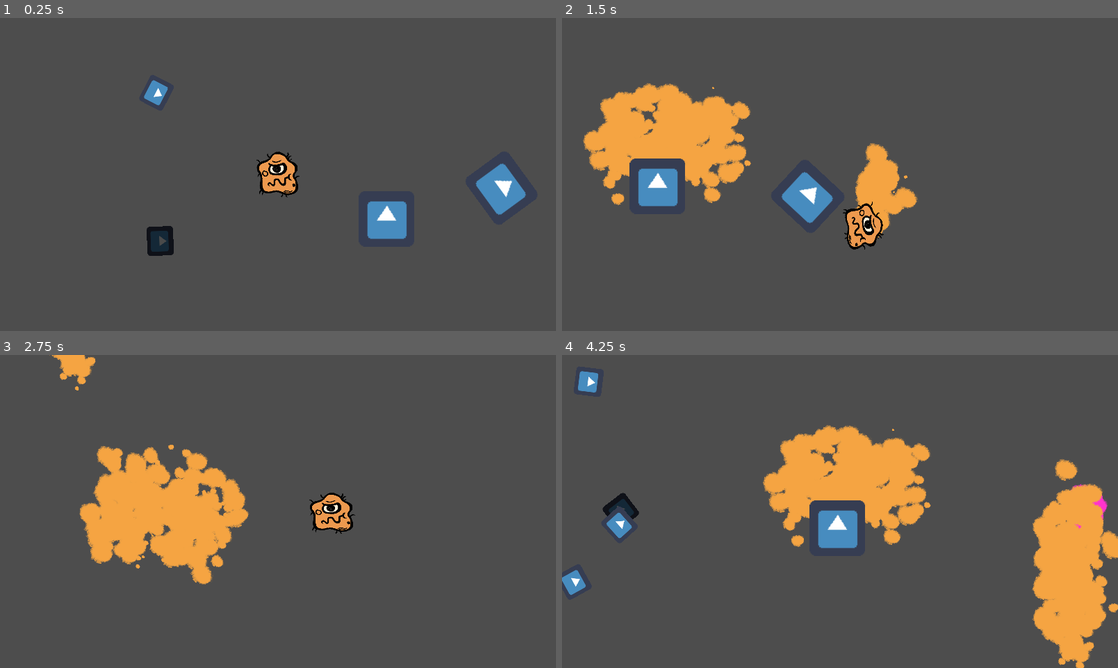
Above: before the commit, frames 1-4 (two rows, left to right).
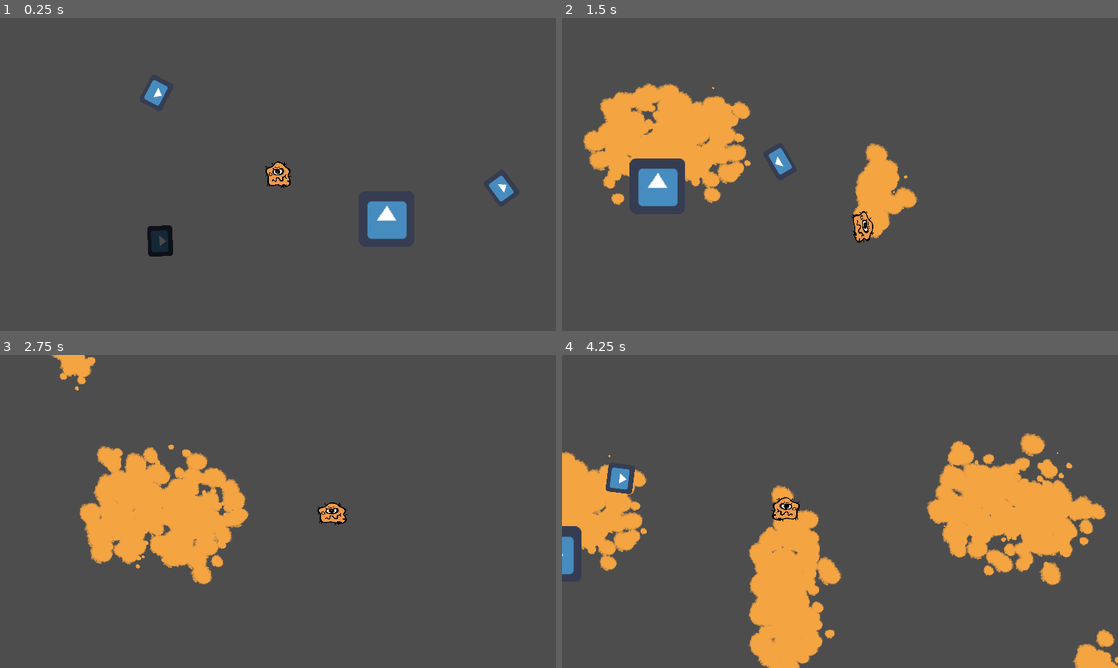
Above: after the commit, the same moments.

Repository: AlexPham0209/DishOut
Game: Godot game, scene res://src/Scenes/TestScene/PoisonTest.tscn
Same seed, same stepped clock (60 frames per second), same inputs: the game is played once before the commit and once after it. The project has no main scene, so this scene is started directly. The engine's default icon, where the game draws it, is replaced by a stand-in: a white triangle on a blue panel in a dark square.
Inputs:
- Up to frame 1 (0.25 s): no input
- Up to frame 2 (1.5 s): tap Enter at 0.5 s; hold D (Right) 0.53-1.28 s; tap Space (Interact) at 0.6, 1.35 s; hold S (Down) from 1.28 s (still down)
- Up to frame 3 (2.75 s): release S (Down) at 2.03 s; hold D (Right) from 2.03 s (still down); tap Space (Interact) at 2.1 s
- Up to frame 4 (4.25 s): release D (Right) at 2.78 s; hold W (Up) 2.78-3.53 s; tap Space (Interact) at 2.85, 3.6 s; hold A (Left) from 3.53 s (still down)

The runs differ from the first frame. In frame 1, 1.5% of the frame differs, in the area x 25-95%, y 19-77%; in frame 2, 1.6%; in frame 3, 0.7%; in frame 4, 29%, in the area x 0-100%, y 5-100%.

Commit message:
Rescaled everything for consistency

Diff:
--- a/src/Scenes/Amoeba.tscn
+++ b/src/Scenes/Amoeba.tscn
@@ -9,7 +9,7 @@
 [ext_resource type="PackedScene" uid="uid://swkgx2pi0q3d" path="res://src/Scenes/Abilities/BoostAbility.tscn" id="7_ydkoi"]
 
 [sub_resource type="RectangleShape2D" id="RectangleShape2D_ul07s"]
-size = Vector2(40, 38)
+size = Vector2(32, 32)
 
 [sub_resource type="Animation" id="Animation_1pqbn"]
 length = 0.001
@@ -23,7 +23,7 @@
 "times": PackedFloat32Array(0),
 "transitions": PackedFloat32Array(1),
 "update": 0,
-"values": [Vector2(0.25, 0.25)]
+"values": [Vector2(0.154229, 0.147619)]
 }
 
 [sub_resource type="Animation" id="Animation_hxeeq"]
@@ -40,7 +40,7 @@
 "times": PackedFloat32Array(0, 0.233333, 0.5),
 "transitions": PackedFloat32Array(1, 2.2974, 1),
 "update": 0,
-"values": [Vector2(0.25, 0.25), Vector2(0.275, 0.2), Vector2(0.25, 0.25)]
+"values": [Vector2(0.154, 0.148), Vector2(0.204, 0.098), Vector2(0.154, 0.148)]
 }
 
 [sub_resource type="AnimationLibrary" id="AnimationLibrary_13a7h"]
@@ -53,12 +53,12 @@
 collision_mask = 16
 script = ExtResource("1_3xfsd")
 cam_growth_rate = 0.005
-scale_growth_rate = 0.075
+scale_growth_rate = 0.5
 ability = NodePath("Abilities/BoostAbility")
 
 [node name="Sprite" type="Sprite2D" parent="."]
-position = Vector2(0, -2.38419e-07)
-scale = Vector2(0.25, 0.25)
+position = Vector2(0.500001, 0.5)
+scale = Vector2(0.154229, 0.147619)
 texture = ExtResource("2_y6pxa")
 
 [node name="CollisionShape2D" type="CollisionShape2D" parent="."]
@@ -89,9 +89,6 @@
 growth = NodePath("../Growth")
 invincibility = NodePath("../Invincibility")
 
-[node name="CollisionShape2D" parent="Hurtbox" index="0"]
-position = Vector2(0, -1)
-
 [node name="Abilities" type="Node2D" parent="."]
 
 [node name="BoostAbility" parent="Abilities" instance=ExtResource("7_ydkoi")]
--- a/src/Scenes/Enemy/Cell.tscn
+++ b/src/Scenes/Enemy/Cell.tscn
@@ -14,43 +14,6 @@
 [ext_resource type="Resource" uid="uid://b52ef2wvfkw46" path="res://src/Resources/Effects/GrowEffect.tres" id="9_1jlkj"]
 [ext_resource type="PackedScene" uid="uid://b8yujopof8a6l" path="res://src/Scenes/Trail/Blood.tscn" id="10_vp6py"]
 
-[sub_resource type="Animation" id="Animation_10ycn"]
-length = 0.001
-tracks/0/type = "value"
-tracks/0/imported = false
-tracks/0/enabled = true
-tracks/0/path = NodePath("Icon:scale")
-tracks/0/interp = 1
-tracks/0/loop_wrap = true
-tracks/0/keys = {
-"times": PackedFloat32Array(0),
-"transitions": PackedFloat32Array(1),
-"update": 0,
-"values": [Vector2(0.5, 0.5)]
-}
-
-[sub_resource type="Animation" id="Animation_wouwy"]
-resource_name = "Walk"
-length = 0.5
-tracks/0/type = "value"
-tracks/0/imported = false
-tracks/0/enabled = true
-tracks/0/path = NodePath("Icon:scale")
-tracks/0/interp = 2
-tracks/0/loop_wrap = true
-tracks/0/keys = {
-"times": PackedFloat32Array(0, 0.233333, 0.5),
-"transitions": PackedFloat32Array(1, 2.92817, 1),
-"update": 0,
-"values": [Vector2(1, 1), Vector2(1.05, 0.95), Vector2(1, 1)]
-}
-
-[sub_resource type="AnimationLibrary" id="AnimationLibrary_u65de"]
-_data = {
-"RESET": SubResource("Animation_10ycn"),
-"Walk": SubResource("Animation_wouwy")
-}
-
 [sub_resource type="RectangleShape2D" id="RectangleShape2D_hlr45"]
 size = Vector2(32, 32)
 
@@ -58,9 +21,9 @@
 collision_layer = 2
 collision_mask = 16
 script = ExtResource("1_rcpp6")
-growth_rate = 0.15
 
 [node name="Icon" type="Sprite2D" parent="."]
+position = Vector2(0, 1.43051e-06)
 scale = Vector2(0.5, 0.5)
 texture = ExtResource("2_qj6me")
 
@@ -90,11 +53,6 @@
 effects = Array[ExtResource("8_phfqo")]([ExtResource("9_1jlkj")])
 blood = ExtResource("10_vp6py")
 
-[node name="AnimationPlayer" type="AnimationPlayer" parent="."]
-libraries = {
-"": SubResource("AnimationLibrary_u65de")
-}
-
 [node name="CollisionShape2D" type="CollisionShape2D" parent="."]
 shape = SubResource("RectangleShape2D_hlr45")
 
--- a/src/Scenes/Enemy/Chaser.tscn
+++ b/src/Scenes/Enemy/Chaser.tscn
@@ -1,15 +1,12 @@
-[gd_scene load_steps=7 format=3 uid="uid://5iaqrrp5m1ar"]
+[gd_scene load_steps=6 format=3 uid="uid://5iaqrrp5m1ar"]
 
 [ext_resource type="PackedScene" uid="uid://bqdpfstiq5rfb" path="res://src/Scenes/Enemy/Cell.tscn" id="1_fb81a"]
-[ext_resource type="Script" path="res://src/Scripts/Cells/Watcher.gd" id="2_xkoax"]
 [ext_resource type="PackedScene" uid="uid://bg573txp5myv0" path="res://src/Scenes/Components/Sight.tscn" id="3_6v82l"]
 [ext_resource type="PackedScene" uid="uid://b2ks2vr8d0vqd" path="res://src/Scenes/States/State.tscn" id="3_tb2ki"]
 [ext_resource type="Script" path="res://src/Scripts/Effects/Effect.gd" id="4_hgosk"]
 [ext_resource type="Script" path="res://src/Scripts/States/AttackingState.gd" id="4_mjn46"]
 
 [node name="Chaser" instance=ExtResource("1_fb81a")]
-scale = Vector2(0.5, 0.5)
-script = ExtResource("2_xkoax")
 
 [node name="Sight" parent="." index="2" node_paths=PackedStringArray("entity", "state_machine") instance=ExtResource("3_6v82l")]
 visible = false
--- a/src/Scenes/Enemy/Fleer.tscn
+++ b/src/Scenes/Enemy/Fleer.tscn
@@ -1,25 +1,74 @@
-[gd_scene load_steps=5 format=3 uid="uid://dcwe2fhdssqod"]
+[gd_scene load_steps=17 format=3 uid="uid://dcwe2fhdssqod"]
 
-[ext_resource type="PackedScene" uid="uid://bqdpfstiq5rfb" path="res://src/Scenes/Enemy/Cell.tscn" id="1_8fvpo"]
+[ext_resource type="Script" path="res://src/Scripts/Cells/Cell.gd" id="1_lrv80"]
 [ext_resource type="Texture2D" uid="uid://ck5x256t5a01f" path="res://src/Assets/Art/Cells/En_1.png" id="2_8dbb2"]
 [ext_resource type="PackedScene" uid="uid://bg573txp5myv0" path="res://src/Scenes/Components/Sight.tscn" id="2_36aop"]
 [ext_resource type="Script" path="res://src/Scripts/States/FleeingState.gd" id="2_wbhrk"]
+[ext_resource type="Script" path="res://src/Scripts/Components/Growth.gd" id="3_3ruk3"]
+[ext_resource type="PackedScene" uid="uid://tv55ugnq6ijl" path="res://src/Scenes/Components/Invincibility.tscn" id="5_5rcwy"]
+[ext_resource type="PackedScene" uid="uid://dsua2mr50l6wm" path="res://src/Scenes/Components/Hurtbox.tscn" id="6_jxokt"]
+[ext_resource type="PackedScene" uid="uid://cd1ne1rmx77gt" path="res://src/Scenes/States/StateMachine.tscn" id="7_b3bbr"]
+[ext_resource type="Script" path="res://src/Scripts/States/StateMachine.gd" id="8_scf5a"]
+[ext_resource type="PackedScene" uid="uid://b2ks2vr8d0vqd" path="res://src/Scenes/States/State.tscn" id="9_ts0pk"]
+[ext_resource type="Script" path="res://src/Scripts/States/RoamingState.gd" id="10_a2ke7"]
+[ext_resource type="Script" path="res://src/Scripts/States/DeathState.gd" id="11_1v83w"]
+[ext_resource type="Script" path="res://src/Scripts/Effects/Effect.gd" id="12_0jxfq"]
+[ext_resource type="Resource" uid="uid://b52ef2wvfkw46" path="res://src/Resources/Effects/GrowEffect.tres" id="13_8hkgm"]
+[ext_resource type="PackedScene" uid="uid://b8yujopof8a6l" path="res://src/Scenes/Trail/Blood.tscn" id="14_o1kev"]
 
-[node name="Fleer" instance=ExtResource("1_8fvpo")]
-scale = Vector2(0.25, 0.25)
+[sub_resource type="RectangleShape2D" id="RectangleShape2D_hlr45"]
+size = Vector2(32, 32)
 
-[node name="Icon" parent="." index="0"]
+[node name="Fleer" type="CharacterBody2D"]
+collision_layer = 2
+collision_mask = 16
+script = ExtResource("1_lrv80")
+
+[node name="Icon" type="Sprite2D" parent="."]
+position = Vector2(4.76837e-07, 7.15256e-07)
+scale = Vector2(0.301887, 0.333333)
 texture = ExtResource("2_8dbb2")
 
-[node name="Sight" parent="." index="2" node_paths=PackedStringArray("entity", "state_machine") instance=ExtResource("2_36aop")]
+[node name="Growth" type="Node2D" parent="."]
+script = ExtResource("3_3ruk3")
+
+[node name="Sight" parent="." node_paths=PackedStringArray("entity", "state_machine") instance=ExtResource("2_36aop")]
 scale = Vector2(4, 4)
 entity = NodePath("..")
 state_machine = NodePath("../States")
 reaction_state = "Fleeing"
 
-[node name="Fleeing" type="Node2D" parent="States" index="2" node_paths=PackedStringArray("sprite")]
+[node name="Invincibility" parent="." instance=ExtResource("5_5rcwy")]
+
+[node name="Hurtbox" parent="." node_paths=PackedStringArray("growth", "invincibility") instance=ExtResource("6_jxokt")]
+growth = NodePath("../Growth")
+invincibility = NodePath("../Invincibility")
+
+[node name="States" parent="." node_paths=PackedStringArray("entity") instance=ExtResource("7_b3bbr")]
+script = ExtResource("8_scf5a")
+initial_state = "Roaming"
+entity = NodePath("..")
+
+[node name="Roaming" parent="States" node_paths=PackedStringArray("sprite") instance=ExtResource("9_ts0pk")]
+script = ExtResource("10_a2ke7")
+sprite = NodePath("../../Icon")
+distance = 64
+tolerance = 0.5
+speed = 50.0
+
+[node name="Death" parent="States" instance=ExtResource("9_ts0pk")]
+script = ExtResource("11_1v83w")
+effects = Array[ExtResource("12_0jxfq")]([ExtResource("13_8hkgm")])
+blood = ExtResource("14_o1kev")
+
+[node name="Fleeing" type="Node2D" parent="States" node_paths=PackedStringArray("sprite")]
 script = ExtResource("2_wbhrk")
 sprite = NodePath("../../Icon")
 chase_speed = 150.0
 
+[node name="CollisionShape2D" type="CollisionShape2D" parent="."]
+shape = SubResource("RectangleShape2D_hlr45")
+
+[connection signal="take_damage" from="Hurtbox" to="." method="damage"]
+
 [editable path="Sight"]
--- a/src/Scenes/Enemy/Grower.tscn
+++ b/src/Scenes/Enemy/Grower.tscn
@@ -4,10 +4,6 @@
 [ext_resource type="PackedScene" uid="uid://c815m60eg7fxm" path="res://src/Scenes/Components/GrowthTimer.tscn" id="2_c71ae"]
 
 [node name="Grower" instance=ExtResource("1_enx3a")]
-scale = Vector2(0.25, 0.25)
-
-[node name="Hurtbox" parent="." index="3"]
-monitorable = true
 
 [node name="GrowthTimer" parent="." index="4" instance=ExtResource("2_c71ae")]
 one_shot = true
--- a/src/Scenes/Enemy/Poisoner.tscn
+++ b/src/Scenes/Enemy/Poisoner.tscn
@@ -3,7 +3,3 @@
 [ext_resource type="PackedScene" uid="uid://bqdpfstiq5rfb" path="res://src/Scenes/Enemy/Cell.tscn" id="1_x7hw2"]
 
 [node name="Poisoner" instance=ExtResource("1_x7hw2")]
-scale = Vector2(0.5, 0.5)
-
-[node name="Hurtbox" parent="." index="3"]
-monitorable = true
--- a/src/Scenes/Enemy/Spawner.tscn
+++ b/src/Scenes/Enemy/Spawner.tscn
@@ -4,7 +4,6 @@
 [ext_resource type="PackedScene" uid="uid://rdbuxekfhsk1" path="res://src/Scenes/Components/SpawnTimer.tscn" id="2_sfx1n"]
 
 [node name="Spawner" instance=ExtResource("1_7011t")]
-scale = Vector2(0.5, 0.5)
 
 [node name="Icon" parent="." index="0"]
 modulate = Color(0.288518, 0.288518, 0.288518, 1)
--- a/src/Scenes/Enemy/Splitter.tscn
+++ b/src/Scenes/Enemy/Splitter.tscn
@@ -6,7 +6,6 @@
 [ext_resource type="PackedScene" uid="uid://dcwe2fhdssqod" path="res://src/Scenes/Enemy/Fleer.tscn" id="4_ermjx"]
 
 [node name="Splitter" instance=ExtResource("1_wdi83")]
-scale = Vector2(0.5, 0.5)
 growth_rate = 0.05
 
 [node name="Sight" parent="." index="2" node_paths=PackedStringArray("entity", "state_machine") instance=ExtResource("2_0njqb")]
--- a/src/Scenes/Levels/Level.tscn
+++ b/src/Scenes/Levels/Level.tscn
@@ -1,15 +1,14 @@
-[gd_scene load_steps=17 format=3 uid="uid://dvt6tmyt3u46e"]
+[gd_scene load_steps=15 format=3 uid="uid://dvt6tmyt3u46e"]
 
 [ext_resource type="Shader" path="res://src/Shaders/Vignette.gdshader" id="1_pwt6p"]
 [ext_resource type="Script" path="res://src/Scripts/Level.gd" id="1_r3wpv"]
 [ext_resource type="PackedScene" uid="uid://5iaqrrp5m1ar" path="res://src/Scenes/Enemy/Chaser.tscn" id="1_ry6n2"]
-[ext_resource type="PackedScene" uid="uid://c0utwiykrhy5g" path="res://src/Scenes/Amoeba.tscn" id="2_7tf01"]
 [ext_resource type="Script" path="res://src/Scripts/LevelGeneration/SpawnData.gd" id="2_lhyli"]
 [ext_resource type="Shader" path="res://src/Shaders/ChromaticAberration.gdshader" id="2_xsx4r"]
 [ext_resource type="PackedScene" uid="uid://dcwe2fhdssqod" path="res://src/Scenes/Enemy/Fleer.tscn" id="3_xicmk"]
-[ext_resource type="Shader" path="res://src/Shaders/Dash.gdshader" id="5_j72a0"]
 [ext_resource type="Script" path="res://src/Scenes/UI/GrowthText.gd" id="5_r0xt8"]
 [ext_resource type="Script" path="res://src/Scenes/UI/GrowthLeft.gd" id="6_eg2vm"]
+[ext_resource type="PackedScene" uid="uid://c0utwiykrhy5g" path="res://src/Scenes/Amoeba.tscn" id="9_gyysq"]
 
 [sub_resource type="Resource" id="Resource_264hh"]
 script = ExtResource("2_lhyli")
@@ -23,7 +22,7 @@
 type = ExtResource("1_ry6n2")
 amount = 10
 min_size = 10
-max_size = 20
+max_size = 30
 
 [sub_resource type="Resource" id="Resource_yhsp7"]
 script = ExtResource("2_lhyli")
@@ -31,14 +30,6 @@
 amount = 15
 min_size = 5
 max_size = 10
-
-[sub_resource type="ShaderMaterial" id="ShaderMaterial_gbqte"]
-shader = ExtResource("5_j72a0")
-shader_parameter/opacity = null
-shader_parameter/r = 2.88
-shader_parameter/g = 2.0
-shader_parameter/b = 2.0
-shader_parameter/mix_color = 0.5
 
 [sub_resource type="ShaderMaterial" id="ShaderMaterial_lhn4t"]
 shader = ExtResource("1_pwt6p")
@@ -60,17 +51,6 @@
 spawns = Array[ExtResource("2_lhyli")]([SubResource("Resource_264hh"), SubResource("Resource_t5orb"), SubResource("Resource_yhsp7")])
 
 [node name="Enemies" type="Node2D" parent="."]
-
-[node name="Amoeba" parent="." instance=ExtResource("2_7tf01")]
-material = SubResource("ShaderMaterial_gbqte")
-position = Vector2(311, 174)
-friction = 15.0
-cam_growth_rate = 0.04
-scale_growth_rate = 0.4
-min = 0.25
-
-[node name="Growth" parent="Amoeba" index="4"]
-value = 1
 
 [node name="Effects" type="CanvasLayer" parent="."]
 
@@ -148,6 +128,20 @@
 [node name="BottomRight" type="Marker2D" parent="Limits"]
 position = Vector2(2048, 1024)
 
+[node name="Amoeba" parent="." instance=ExtResource("9_gyysq")]
+position = Vector2(123, 143)
+
+[node name="Growth" parent="Amoeba" index="4"]
+value = 1
+
+[node name="Fleer" parent="." instance=ExtResource("3_xicmk")]
+position = Vector2(316, 143)
+
+[node name="Growth" parent="Fleer" index="1"]
+value = 1
+
 [editable path="Amoeba"]
 [editable path="Amoeba/Hurtbox"]
 [editable path="Amoeba/Abilities/BoostAbility"]
+[editable path="Fleer"]
+[editable path="Fleer/Sight"]
--- a/src/Scenes/TestScene/TestLevel.tscn
+++ b/src/Scenes/TestScene/TestLevel.tscn
@@ -1,15 +1,10 @@
-[gd_scene load_steps=3 format=3 uid="uid://dx58eb2mbj76g"]
+[gd_scene load_steps=4 format=3 uid="uid://dx58eb2mbj76g"]
 
 [ext_resource type="PackedScene" uid="uid://c0utwiykrhy5g" path="res://src/Scenes/Amoeba.tscn" id="1_jsfed"]
-[ext_resource type="PackedScene" uid="uid://bqdpfstiq5rfb" path="res://src/Scenes/Enemy/Cell.tscn" id="2_yofl3"]
+[ext_resource type="PackedScene" uid="uid://dcwe2fhdssqod" path="res://src/Scenes/Enemy/Fleer.tscn" id="2_3312w"]
+[ext_resource type="PackedScene" uid="uid://5iaqrrp5m1ar" path="res://src/Scenes/Enemy/Chaser.tscn" id="3_vyrn5"]
 
 [node name="TestLevel" type="Node2D"]
-
-[node name="Cell" parent="." instance=ExtResource("2_yofl3")]
-position = Vector2(294, 174)
-
-[node name="Hurtbox" parent="Cell" index="3"]
-monitorable = true
 
 [node name="Amoeba" parent="." instance=ExtResource("1_jsfed")]
 position = Vector2(138, 163)
@@ -17,10 +12,19 @@
 [node name="Growth" parent="Amoeba" index="4"]
 value = 1
 
-[node name="CollisionShape2D" parent="Amoeba/Hurtbox" index="0"]
-position = Vector2(0, 0)
+[node name="Fleer" parent="." instance=ExtResource("2_3312w")]
+position = Vector2(311, 154)
 
-[editable path="Cell"]
+[node name="Chaser" parent="." instance=ExtResource("3_vyrn5")]
+position = Vector2(194, 240)
+
+[node name="Growth" parent="Chaser" index="1"]
+value = 3
+
 [editable path="Amoeba"]
 [editable path="Amoeba/Hurtbox"]
 [editable path="Amoeba/Abilities/BoostAbility"]
+[editable path="Fleer"]
+[editable path="Fleer/Sight"]
+[editable path="Chaser"]
+[editable path="Chaser/Sight"]
--- a/src/Scripts/Cells/Amoeba.gd
+++ b/src/Scripts/Cells/Amoeba.gd
@@ -29,10 +29,6 @@
 
 func _ready() -> void:
 	start_speed = speed
-	start_scale = scale
-	start_zoom = camera.zoom
-	scale = start_scale + (growth.get_vector() * scale_growth_rate)
-	camera.zoom = (start_zoom - (growth.get_vector() * cam_growth_rate)).clamp(Vector2(min, min), Vector2.ONE)
 	Global.player = self
 	ability.entity = self
 	Global.grow.emit.call_deferred(growth.value)
@@ -96,8 +92,9 @@
 	Global.grow.emit(growth.value)
 
 	#Calculate new scale
-	var new_scale = start_scale + (growth.get_vector() * scale_growth_rate)
-	var new_zoom = (start_zoom - (growth.get_vector() * cam_growth_rate)).clamp(Vector2(min, min), Vector2.ONE)
+	var new_scale = scale + Vector2(scale_growth_rate, scale_growth_rate)
+	var factor = 0.01 if camera.zoom <= Vector2(0.75, 0.75) else 0.1
+	var new_zoom = (camera.zoom - Vector2(factor, factor)).clamp(Vector2(min, min), Vector2.ONE)
 
 	#Procedurally animate the scale of the player and the zoom of the camera to new sizes
 	scale_tween = create_tween()
--- a/src/Scripts/Cells/Cell.gd
+++ b/src/Scripts/Cells/Cell.gd
@@ -4,9 +4,11 @@
 @export var margin : Vector2 = Vector2(0.25, 0.25)
 @onready var state_machine : StateMachine = $States
 @onready var death_state : State = $States/Death
-@onready var animation_player : AnimationPlayer = $AnimationPlayer
+@onready var sprite : Sprite2D = $Icon
 @onready var growth = $Growth
 @onready var invincibility : Invincibility = $Invincibility
+var walk_tween : Tween
+var playing : bool = false
 
 @export var growth_rate : float = 0.5
 var scale_tween : Tween
@@ -15,16 +17,32 @@
 signal eaten
 
 func _ready() -> void:
-	self.start_scale = self.scale
-	self.scale = start_scale + (Vector2(growth.value, growth.value) * growth_rate)
+	self.scale = self.scale + (Vector2(growth_rate, growth_rate) * growth.value)
 
 func _process(delta: float) -> void:
 	if velocity != Vector2.ZERO:
-		animation_player.play("Walk")
+		walk_animation()
 	else:
-		animation_player.stop()
+		walk_tween.stop()
 
 	move_and_slide()
+
+func walk_animation():
+	if playing:
+		return
+
+	playing = true
+	walk_tween = create_tween()
+	var start = sprite.scale
+	var stretched = sprite.scale + Vector2(0.1, -0.1)
+	walk_tween.tween_property(sprite, "scale", stretched, 0.5).set_ease(Tween.EASE_IN_OUT) \
+		.set_trans(Tween.TRANS_CUBIC)
+	walk_tween.tween_property(sprite, "scale", start, 0.5).set_ease(Tween.EASE_IN_OUT) \
+		.set_trans(Tween.TRANS_CUBIC)
+
+	walk_tween.play()
+	await walk_tween.finished
+	playing = false
 
 func damage():
 	eaten.emit()
--- a/src/Scripts/Level.gd
+++ b/src/Scripts/Level.gd
@@ -18,8 +18,7 @@
 			var instance = type.instantiate() as Cell
 			var x = randf_range(top_left.global_position.x, bottom_right.global_position.x)
 			var y = randf_range(bottom_right.global_position.y, top_left.global_position.y)
-			var growth = randi_range(data.min_size, data.max_size)
+			var growth = randi_range(data.min_size, data.max_size) - 1
 
 			instance.global_position = Vector2(x, y)
 			get_tree().current_scene.add_child(instance)
-			instance.scale = instance.start_scale + (Vector2(growth, growth) * instance.growth_rate)
Not shown: 1 places in src/Scenes/Enemy/Cell.tscn that only renumber resources
